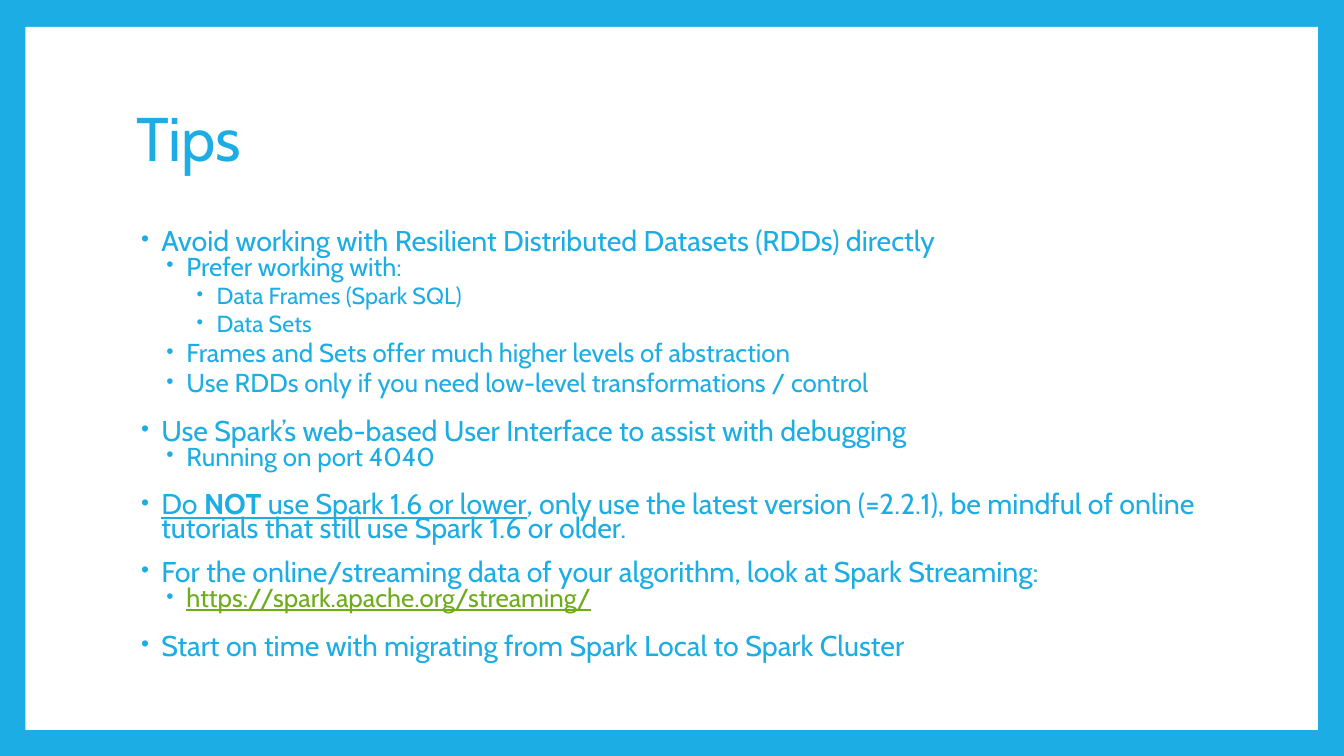
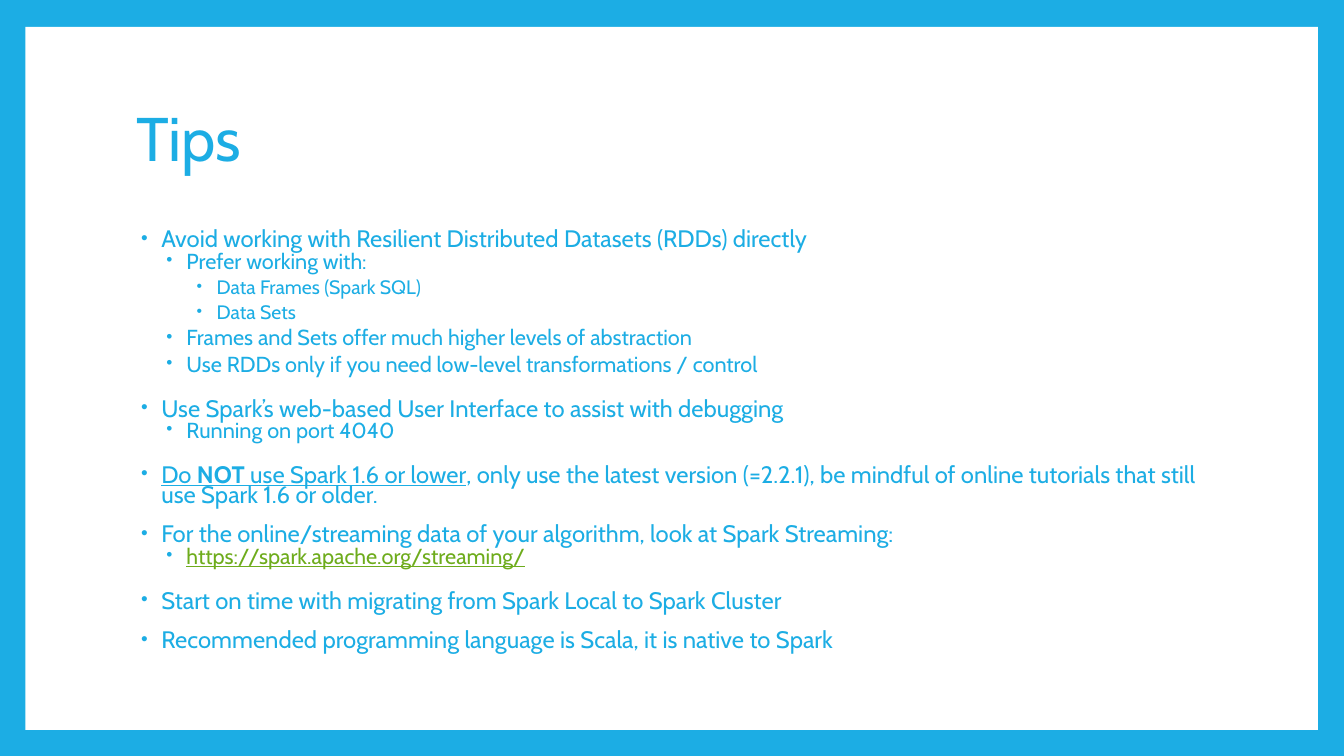
Before and after one commit to BrianSetz/spark-bootcamp, a slide deck: slide 16 of slides/Apache Spark Bootcamp.pptx. Drawn at 1344x756 pixels with LibreOffice and Linux fonts; fonts in the diff are those of the drawing. Boxes give left, top, right and bottom in pixels: in the first picture for what was removed or moved away, otherwise in the second. Text is boxed around its words. In the diff, an @@ line names an element or a change of style, - is before the commit and + after.

Commit message:
Updated slides

```diff
--- a/slides/Apache Spark Bootcamp.pptx
+++ b/slides/Apache Spark Bootcamp.pptx
@@ text at (161, 229, 1195, 615): size 20.4 to 17.1 pt in "Avoid working with Resilient Distributed Datasets (RDDs) ...", "Use Spark’s web-based User Interface to assist ...", "Do NOT use Spark 1.6 or lower, ...", "For the online/streaming data of your algorithm, ..." and 1 more places; size 18.5 to 15.5 pt in "Prefer working with:", "Frames and Sets offer much higher levels ...", "Use RDDs only if you need low-level ...", "Running on port 4040" and 1 more places; size 16.6 to 13.9 pt in "Data Frames (Spark SQL)", "Data Sets" @@
@@ text at (161, 630, 833, 654): paragraph added @@
+• Recommended programming language is Scala, it is native to Spark
```
Also in this commit, not shown: 1 other slide changed, 1 slide added, 1 other file.
